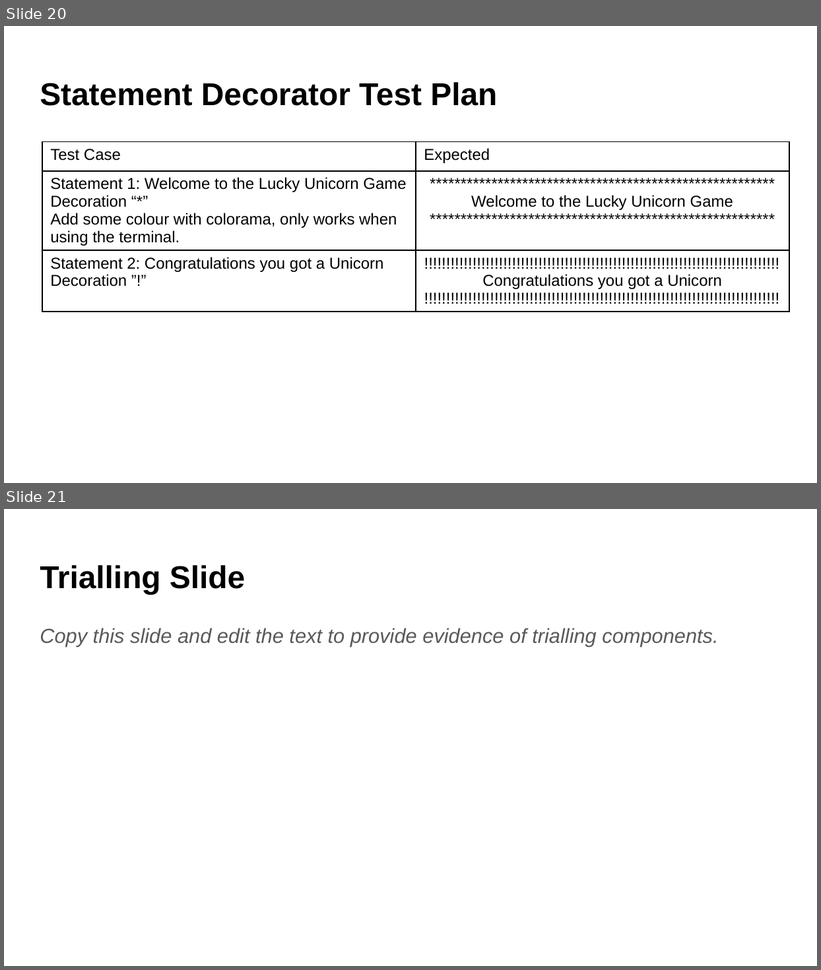
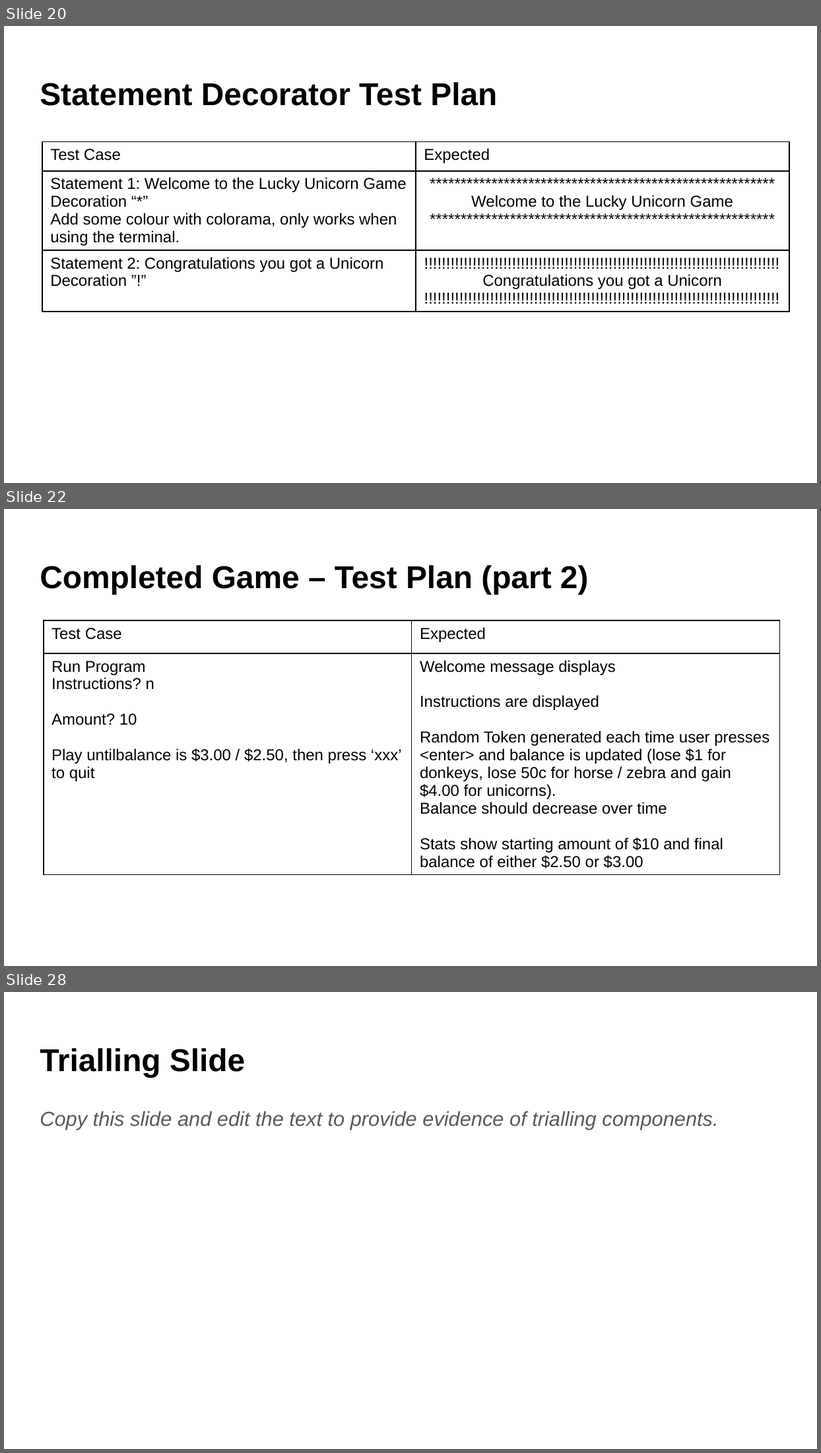
Before and after one commit to aspectnz/PEX, a slide deck: games/luckyunicorn/Python Program Documentation.pptx. Shown one above the other, each under a label of ours: slides 20 and 21 before the commit, slides 20, 22 and 28 after it; the slides between them are not shown. The pictures are 821x970 and 821x1453 pixels, drawn with LibreOffice and Linux fonts; fonts in the diff are those of the drawing. Boxes give left, top, right and bottom in pixels: in the first picture for what was removed or moved away, otherwise in the second. Text is boxed around its words. In the diff, an @@ line names an element or a change of style, - is before the commit and + after.

```diff
--- a/games/luckyunicorn/Python Program Documentation.pptx
+++ b/games/luckyunicorn/Python Program Documentation.pptx
@@ slide 22 added at (4,509,817,966), background #FFFFFF @@
@@ title added at (40,565,589,594), 28 pt, text #000000, bold @@
+Completed Game – Test Plan (part 2)
@@ table added at (44,621,781,890), 2 rows, 2 columns @@
+Test Case | Expected
+Run Program / Instructions? n / Amount? 10 / Play untilbalance is $3.00 / $2.50, then press ‘xxx’ to quit | Welcome message displays / Instructions are displayed / Random Token generated each time user presses <enter> and balance is updated (lose $1 for donkeys, lose 50c for horse / zebra and gain $4.00 for unicorns). / Balance should decrease over time / Stats show starting amount of $10 and final balance of either $2.50 or $3.00
@@ what was slide 21 is now slide 28 @@
```
Also in this commit, not shown: 1 slide changed, 6 other slides added, 2 slides removed, 3 other files.
